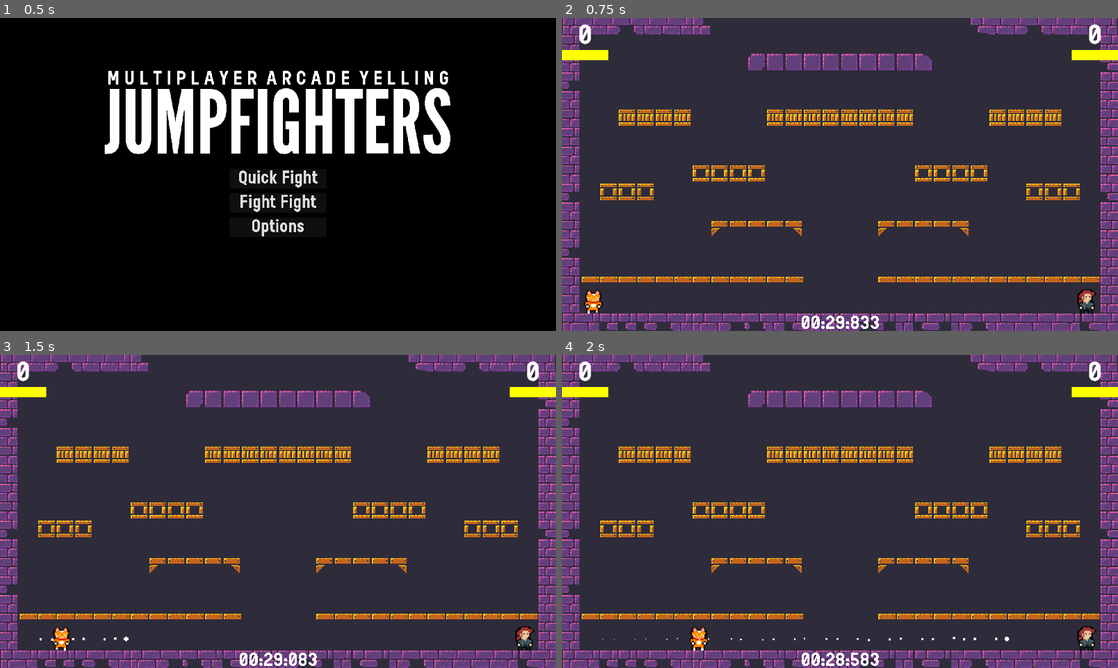
Above: before the commit, frames 1-4 (two rows, left to right).
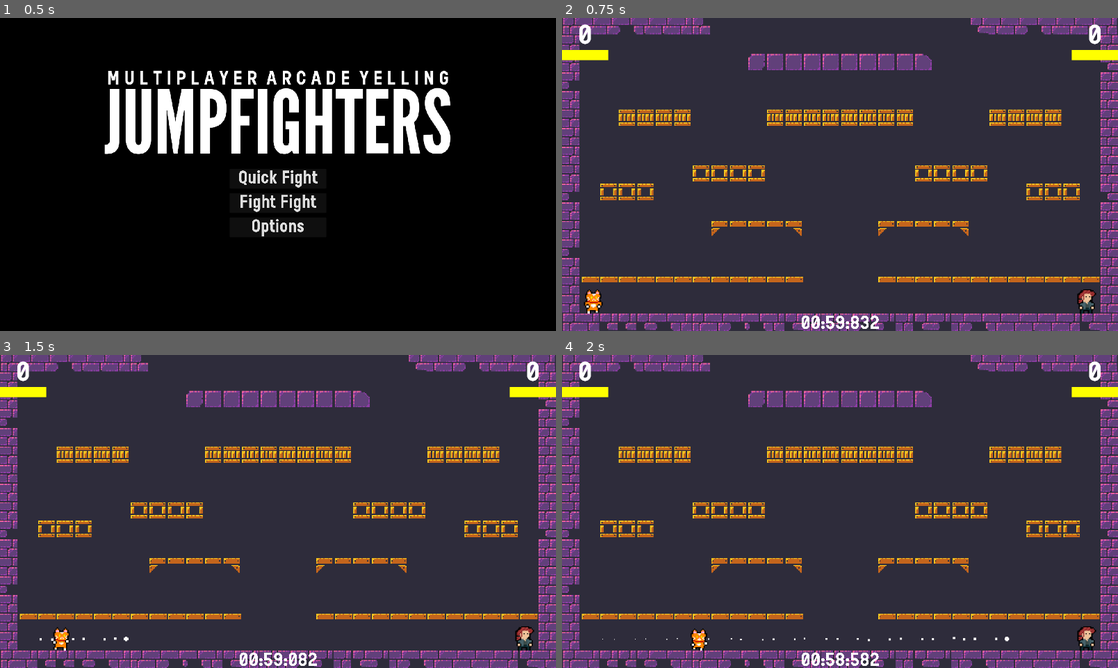
Above: after the commit, the same moments.

Repository: iamdanielgreen/jumpfighters
Game: Godot game, scene res://02_Scenes/menu.tscn
The game is run twice, just before and just after one commit, with the same random seed, the same clock (stepped at 60 frames per second) and the same inputs.
Inputs:
- Up to frame 1 (0.5 s): no input
- Up to frame 2 (0.75 s): click "Quick Fight" at 0.5 s
- Up to frame 3 (1.5 s): tap Enter (ui_accept) at 1.25 s; hold D (p1_right) from 1.28 s (still down); tap Space (p1_shoot) at 1.35 s
- Up to frame 4 (2 s): keep holding D (p1_right); tap W (p1_jump) at 1.52 s

Frame 1 is identical in both runs. In frame 2, less than 0.1% of the frame differs, in the area x 47-57%, y 94-100%; in frame 3, 0.2%; in frame 4, 0.2%, in the area x 23-57%, y 86-100%.

Commit message:
Updates to sprites and player animations. Small UI changes.

Diff:
--- a/02_Scenes/menu.tscn
+++ b/02_Scenes/menu.tscn
@@ -81,7 +81,7 @@
 grow_vertical = 2
 color = Color(0, 0, 0, 1)
 
-[node name="RoundsText" type="Label" parent="2"]
+[node name="FightFightText" type="Label" parent="2"]
 layout_mode = 1
 anchors_preset = 5
 anchor_left = 0.5
@@ -93,7 +93,6 @@
 grow_horizontal = 2
 theme_override_fonts/font = ExtResource("1_mna6l")
 theme_override_font_sizes/font_size = 200
-text = "HOW MANY ROUNDS THEN?"
 horizontal_alignment = 1
 
 [node name="VBoxContainer" type="VBoxContainer" parent="2"]
--- a/02_Scenes/player_one.tscn
+++ b/02_Scenes/player_one.tscn
@@ -29,21 +29,21 @@
 atlas = ExtResource("2_m7lwj")
 region = Rect2(80, 96, 16, 32)
 
-[sub_resource type="AtlasTexture" id="AtlasTexture_36rc2"]
+[sub_resource type="AtlasTexture" id="AtlasTexture_4ivp1"]
 atlas = ExtResource("2_m7lwj")
-region = Rect2(64, 32, 16, 32)
+region = Rect2(64, 64, 16, 32)
 
-[sub_resource type="AtlasTexture" id="AtlasTexture_fs8an"]
+[sub_resource type="AtlasTexture" id="AtlasTexture_743es"]
 atlas = ExtResource("2_m7lwj")
-region = Rect2(80, 32, 16, 32)
+region = Rect2(80, 64, 16, 32)
 
-[sub_resource type="AtlasTexture" id="AtlasTexture_3le5e"]
+[sub_resource type="AtlasTexture" id="AtlasTexture_3v2yw"]
 atlas = ExtResource("2_m7lwj")
-region = Rect2(96, 32, 16, 32)
+region = Rect2(96, 64, 16, 32)
 
-[sub_resource type="AtlasTexture" id="AtlasTexture_qs4pm"]
+[sub_resource type="AtlasTexture" id="AtlasTexture_r4l8g"]
 atlas = ExtResource("2_m7lwj")
-region = Rect2(112, 32, 16, 32)
+region = Rect2(112, 64, 16, 32)
 
 [sub_resource type="SpriteFrames" id="SpriteFrames_eafc4"]
 animations = [{
@@ -77,16 +77,16 @@
 }, {
 "frames": [{
 "duration": 1.0,
-"texture": SubResource("AtlasTexture_36rc2")
+"texture": SubResource("AtlasTexture_4ivp1")
 }, {
 "duration": 1.0,
-"texture": SubResource("AtlasTexture_fs8an")
+"texture": SubResource("AtlasTexture_743es")
 }, {
 "duration": 1.0,
-"texture": SubResource("AtlasTexture_3le5e")
+"texture": SubResource("AtlasTexture_3v2yw")
 }, {
 "duration": 1.0,
-"texture": SubResource("AtlasTexture_qs4pm")
+"texture": SubResource("AtlasTexture_r4l8g")
 }],
 "loop": true,
 "name": &"run",
@@ -107,6 +107,7 @@
 sprite_frames = SubResource("SpriteFrames_eafc4")
 animation = &"jump"
 autoplay = "idle"
+frame_progress = 0.983472
 
 [node name="CollisionShape2D" type="CollisionShape2D" parent="."]
 position = Vector2(0, 0.5)
--- a/02_Scenes/player_two.tscn
+++ b/02_Scenes/player_two.tscn
@@ -21,9 +21,21 @@
 atlas = ExtResource("2_diwty")
 region = Rect2(112, 128, 16, 32)
 
-[sub_resource type="AtlasTexture" id="AtlasTexture_2wqcd"]
+[sub_resource type="AtlasTexture" id="AtlasTexture_b5y3l"]
 atlas = ExtResource("2_diwty")
-region = Rect2(64, 128, 16, 32)
+region = Rect2(64, 160, 16, 32)
+
+[sub_resource type="AtlasTexture" id="AtlasTexture_nsqho"]
+atlas = ExtResource("2_diwty")
+region = Rect2(80, 160, 16, 32)
+
+[sub_resource type="AtlasTexture" id="AtlasTexture_cqncv"]
+atlas = ExtResource("2_diwty")
+region = Rect2(96, 160, 16, 32)
+
+[sub_resource type="AtlasTexture" id="AtlasTexture_wva4n"]
+atlas = ExtResource("2_diwty")
+region = Rect2(112, 160, 16, 32)
 
 [sub_resource type="SpriteFrames" id="SpriteFrames_eafc4"]
 animations = [{
@@ -51,7 +63,16 @@
 }, {
 "frames": [{
 "duration": 1.0,
-"texture": SubResource("AtlasTexture_2wqcd")
+"texture": SubResource("AtlasTexture_b5y3l")
+}, {
+"duration": 1.0,
+"texture": SubResource("AtlasTexture_nsqho")
+}, {
+"duration": 1.0,
+"texture": SubResource("AtlasTexture_cqncv")
+}, {
+"duration": 1.0,
+"texture": SubResource("AtlasTexture_wva4n")
 }],
 "loop": true,
 "name": &"run",
@@ -70,8 +91,9 @@
 [node name="AnimatedSprite2D" type="AnimatedSprite2D" parent="."]
 position = Vector2(0, -7)
 sprite_frames = SubResource("SpriteFrames_eafc4")
-animation = &"jump"
+animation = &"run"
 autoplay = "idle"
+frame_progress = 0.15327
 
 [node name="CollisionShape2D" type="CollisionShape2D" parent="."]
 shape = SubResource("RectangleShape2D_nywgw")
--- a/03_Scripts/countdown_timer.gd
+++ b/03_Scripts/countdown_timer.gd
@@ -6,7 +6,7 @@
 @onready var outta_time: ColorRect = $"../../OutOfTimeScreen"
 @onready var camera: Camera2D = $"../../../Camera2D"
 
-var time: float = 30.0 #time does not like being set above 59.999
+var time: float = 59.999 #time does not like being set above 59.999
 var minutes: int = 0
 var seconds: int = 0
 var milliseconds: int = 0
Binary file changed: 01_Assets/01_Sprites/Fighter_Tileset.png
Not shown: 1 places in 02_Scenes/player_two.tscn that only renumber resources
